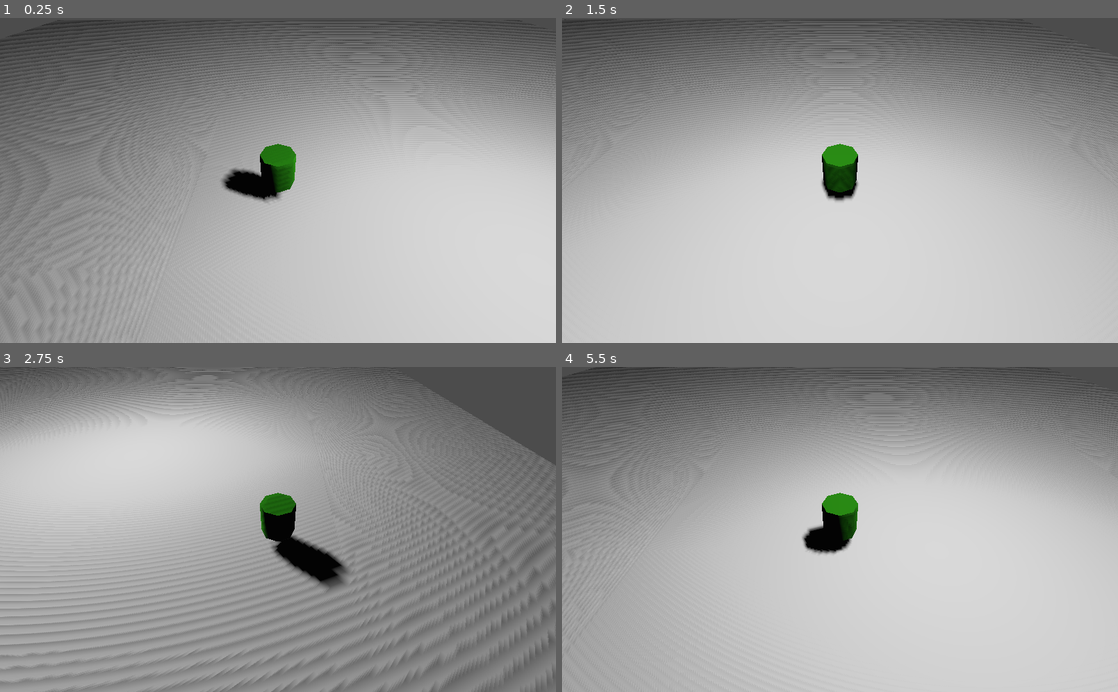
Above: before the commit, frames 1-4 (two rows, left to right).
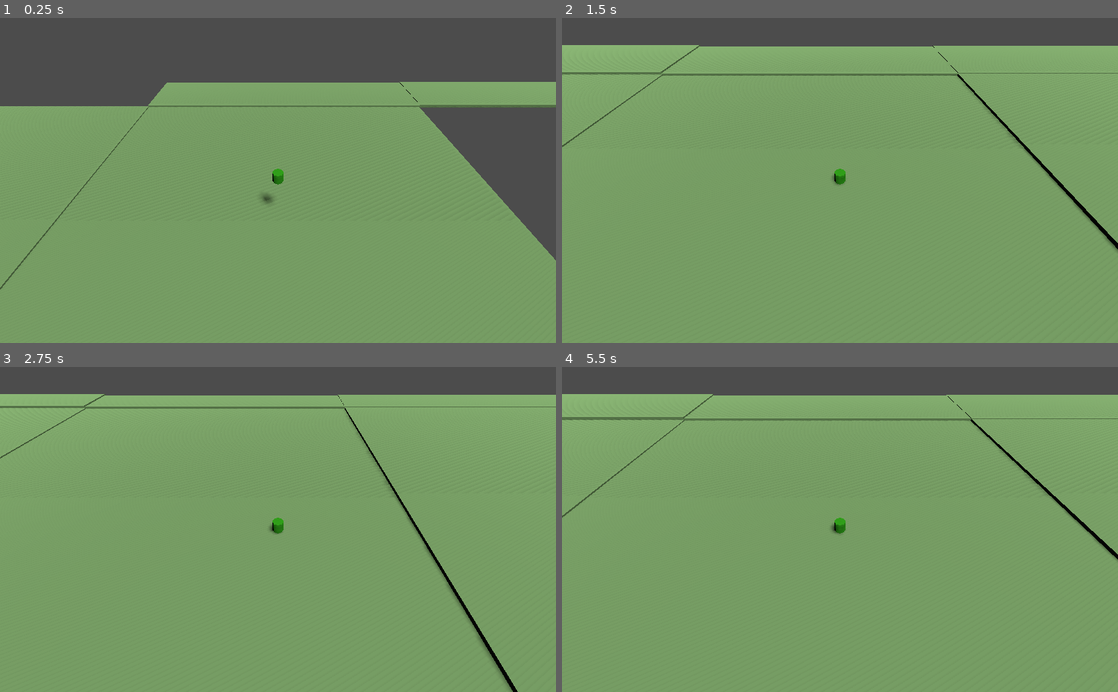
Above: after the commit, the same moments.

Repository: mbe9/rpg_001
Game: Godot game, scene res://test_env.tscn
Same seed, same stepped clock (60 frames per second), same inputs: the game is played once before the commit and once after it.
Inputs:
- Up to frame 1 (0.25 s): no input
- Up to frame 2 (1.5 s): hold D (move_right) 0.53-1.28 s; tap Space (jump) at 0.77 s; hold S (move_down) from 1.28 s (still down)
- Up to frame 3 (2.75 s): tap Space (jump) at 1.52 s; release S (move_down) at 2.03 s; hold D (move_right) from 2.03 s (still down)
- Up to frame 4 (5.5 s): release D (move_right) at 2.78 s; hold W (move_up) 2.78-3.53 s; tap Space (jump) at 3.02, 3.77, 4.52 s; hold A (move_left) 3.53-5.03 s; hold S (move_down) from 5.03 s (still down)

The runs differ from the first frame. In frame 1, 87% of the frame differs, in the area x 0-100%, y 0-100%; in frame 2, 93%; in frame 3, 95%; in frame 4, 93%.

Commit message:
Add simplistic world tile generator

Diff:
--- a/Player.tscn
+++ b/Player.tscn
@@ -11,7 +11,7 @@
 script = ExtResource( 1 )
 
 [node name="Camera" type="Camera" parent="."]
-transform = Transform( 1, 0, 0, 0, 0.707107, 0.707107, 0, -0.707107, 0.707107, 0, 10, 10 )
+transform = Transform( 1, 0, 0, 0, 0.707107, 0.707107, 0, -0.707107, 0.707107, 0, 30, 30 )
 
 [node name="CollisionShape" type="CollisionShape" parent="."]
 transform = Transform( 1, 0, 0, 0, -4.37114e-08, 1, 0, -1, -4.37114e-08, 0, 1, 0 )
--- /dev/null
+++ b/WorldLoader.gd
@@ -0,0 +1,71 @@
+extends Node
+
+var TILE_SIZE = 100.0
+var TILE_LOAD_RADIUS = 8
+var TILE_CREATE_CYCLE_COUNT = 3
+var TILE_DELETE_CYCLE_COUNT = 3
+
+var tile_scenes: Array
+var tiles: Dictionary
+var player: Spatial
+
+# Called when the node enters the scene tree for the first time.
+func _ready():
+    tile_scenes.append(preload("res://tiles/tile_flat_001.tscn"))
+    player = get_node("Player")
+
+func _physics_process(delta):
+    var player_pos: Vector2
+    player_pos.x = player.global_transform.origin.x
+    player_pos.y = -player.global_transform.origin.z
+
+    # Tile creation
+    for i in range(TILE_CREATE_CYCLE_COUNT):
+        var random_radius: float = randf() * TILE_SIZE * TILE_LOAD_RADIUS
+        var random_angle: float = randf() * PI * 2
+
+        # Ununiformed distribution of points is intentional here
+        var random_offset_x: float = random_radius * cos(random_angle)
+        var random_offset_y: float = random_radius * sin(random_angle)
+
+        var tile_x: int = int((player_pos.x + random_offset_x) / 100)
+        var tile_y: int = int((player_pos.y + random_offset_y) / 100)
+
+        var tile_exists: bool = tiles.has(tile_x) and tiles[tile_x].has(tile_y)
+
+        if not tile_exists:
+            var new_scene: PackedScene = tile_scenes[0]
+            var new_node: Spatial = new_scene.instance()
+
+            if not tiles.has(tile_x):
+                tiles[tile_x] = {}
+
+            tiles[tile_x][tile_y] = new_node
+            self.add_child(new_node)
+            new_node.global_transform.origin.x = tile_x * 100
+            new_node.global_transform.origin.z = -tile_y * 100
+            new_node.global_transform.origin.y = randf() * 2
+
+    # Tile cleanup
+    for i in range(TILE_DELETE_CYCLE_COUNT):
+        if tiles.size() > 0:
+            var random_tile_x_idx = randi() % tiles.size()
+            var tile_x = tiles.keys()[random_tile_x_idx]
+
+            var subdict = tiles[tile_x]
+            var random_tile_y_idx = randi() % subdict.size()
+            var tile_y = subdict.keys()[random_tile_y_idx]
+
+            var tile_world: Vector2 = Vector2(tile_x, tile_y) * TILE_SIZE
+
+            var dist_to_player_sqr = tile_world.distance_squared_to(player_pos)
+
+            if dist_to_player_sqr > (TILE_LOAD_RADIUS * TILE_SIZE) * (TILE_LOAD_RADIUS * TILE_SIZE):
+                var node: Node = tiles[tile_x][tile_y]
+                self.remove_child(node)
+                node.queue_free()
+
+                tiles[tile_x].erase(tile_y)
+
+                if tiles[tile_x].empty():
+                    tiles.erase(tile_x)
--- /dev/null
+++ b/WorldLoader.tscn
@@ -0,0 +1,6 @@
+[gd_scene load_steps=2 format=2]
+
+[ext_resource path="res://WorldLoader.gd" type="Script" id=1]
+
+[node name="Node" type="Node"]
+script = ExtResource( 1 )
--- a/project.godot
+++ b/project.godot
@@ -13,6 +13,10 @@
 config/name="rpg_01"
 run/main_scene="res://test_env.tscn"
 config/icon="res://icon.png"
+
+[display]
+
+window/size/always_on_top=true
 
 [input]
 
@@ -66,6 +70,17 @@
  ]
 }
 
+[layer_names]
+
+3d_physics/layer_1="ground"
+3d_physics/layer_2="entity"
+3d_physics/layer_3="tile_area"
+3d_physics/layer_4="player"
+
+[locale]
+
+locale_filter=[ 0, [ "en_US", "ru_RU" ] ]
+
 [physics]
 
 common/enable_pause_aware_picking=true
--- a/test_env.tscn
+++ b/test_env.tscn
@@ -1,34 +1,20 @@
-[gd_scene load_steps=5 format=2]
+[gd_scene load_steps=4 format=2]
 
 [ext_resource path="res://Player.tscn" type="PackedScene" id=1]
-
-[sub_resource type="BoxShape" id=1]
-extents = Vector3( 100, 1, 100 )
-
-[sub_resource type="CubeMesh" id=2]
-size = Vector3( 100, 1, 100 )
+[ext_resource path="res://WorldLoader.tscn" type="PackedScene" id=3]
 
 [sub_resource type="Environment" id=6]
 
 [node name="Spatial" type="Spatial"]
 
-[node name="StaticBody" type="StaticBody" parent="."]
-
-[node name="CollisionShape" type="CollisionShape" parent="StaticBody"]
-shape = SubResource( 1 )
-
-[node name="MeshInstance" type="MeshInstance" parent="StaticBody"]
-mesh = SubResource( 2 )
-material/0 = null
-
-[node name="OmniLight" type="OmniLight" parent="."]
-transform = Transform( 1, 0, 0, 0, 1, 0, 0, 0, 1, 10.2819, 18.2427, 5.07301 )
-light_energy = 0.787
-shadow_enabled = true
-omni_range = 143.605
-
 [node name="WorldEnvironment" type="WorldEnvironment" parent="."]
 environment = SubResource( 6 )
 
-[node name="Spatial" parent="." instance=ExtResource( 1 )]
-transform = Transform( 1, 0, 0, 0, 1, 0, 0, 0, 1, -2.25791, 4.73309, 0 )
+[node name="DirectionalLight" type="DirectionalLight" parent="."]
+transform = Transform( 0.899908, -0.391141, 0.192805, 0, 0.442132, 0.89695, -0.436079, -0.807173, 0.397878, -4.77794, 15.6017, -1.7461 )
+shadow_enabled = true
+
+[node name="WorldLoader" parent="." instance=ExtResource( 3 )]
+
+[node name="Player" parent="WorldLoader" instance=ExtResource( 1 )]
+transform = Transform( 1, 0, 0, 0, 1, 0, 0, 0, 1, -2.25791, 15.7331, 0 )
--- /dev/null
+++ b/tiles/tile_flat_001.tscn
@@ -0,0 +1,21 @@
+[gd_scene load_steps=4 format=2]
+
+[sub_resource type="BoxShape" id=1]
+extents = Vector3( 50, 0.5, 50 )
+
+[sub_resource type="SpatialMaterial" id=3]
+albedo_color = Color( 0.482353, 0.643137, 0.403922, 1 )
+
+[sub_resource type="CubeMesh" id=2]
+material = SubResource( 3 )
+size = Vector3( 100, 1, 100 )
+
+[node name="StaticBody" type="StaticBody"]
+collision_mask = 0
+
+[node name="CollisionShape" type="CollisionShape" parent="."]
+shape = SubResource( 1 )
+
+[node name="MeshInstance" type="MeshInstance" parent="."]
+mesh = SubResource( 2 )
+material/0 = null
